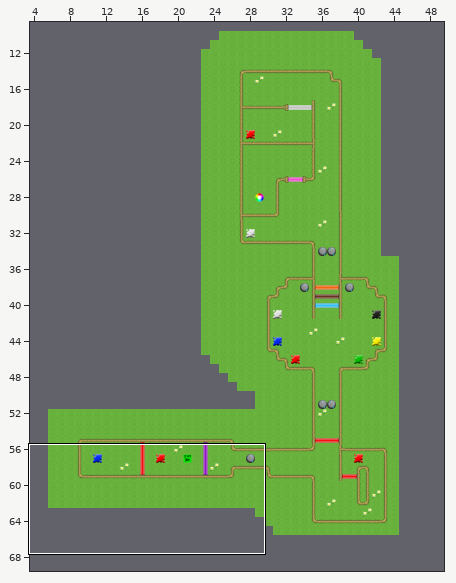
One commit to this Tiled map: android/assets/SecondLevel.tmx. Above: a wide view before the commit, with the close-up outlined.
Close-up. Earlier state:
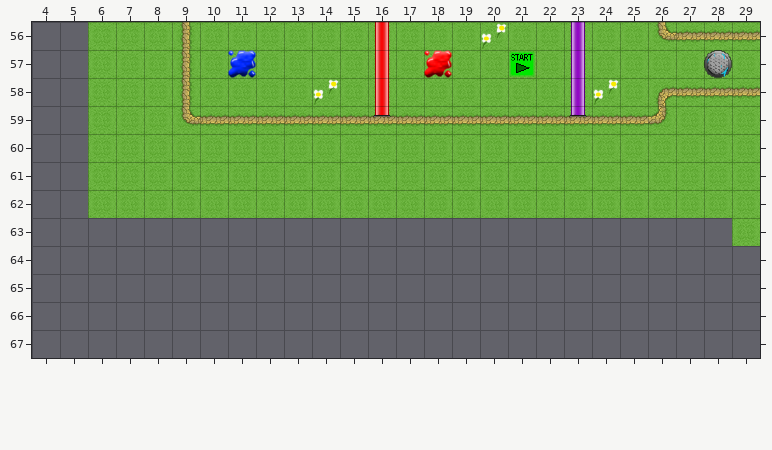
Cells are 32x32 px. Shown: x 4..29, y 56..67. The commit also changed other parts of the map, which this record leaves out. The old version is drawn lined up with the new one.
And afterwards:
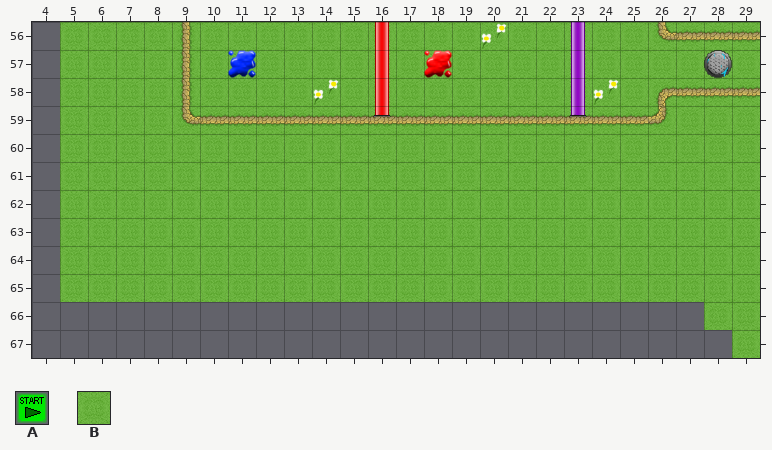
Key: from "mapobjects": A 59; from "wallsandground": B 0.
_ is an empty cell, . an unchanged one.
The edit:
map size 45x66 -> 50x70 cells
--- layer "groundtiles"
@@ x 5..29 @@
-56 _........................
-57 _........................
-58 _........................
-59 _........................
-60 _........................
-61 _........................
-62 _........................
-63 ________________________.
-64 _________________________
-65 _________________________
-66 .......................__
-67 ........................_
+56 B........................
+57 B........................
+58 B........................
+59 B........................
+60 B........................
+61 B........................
+62 B........................
+63 BBBBBBBBBBBBBBBBBBBBBBBB.
+64 BBBBBBBBBBBBBBBBBBBBBBBBB
+65 BBBBBBBBBBBBBBBBBBBBBBBBB
+66 .......................BB
+67 ........................B
--- layer "startingpoint" (removed)
@@ x 21..21 @@
-57 A
+57 _
Pixel boxes of the changes (left, top, right, bottom) in both close-ups:
changed: (60, 22, 760, 358)
